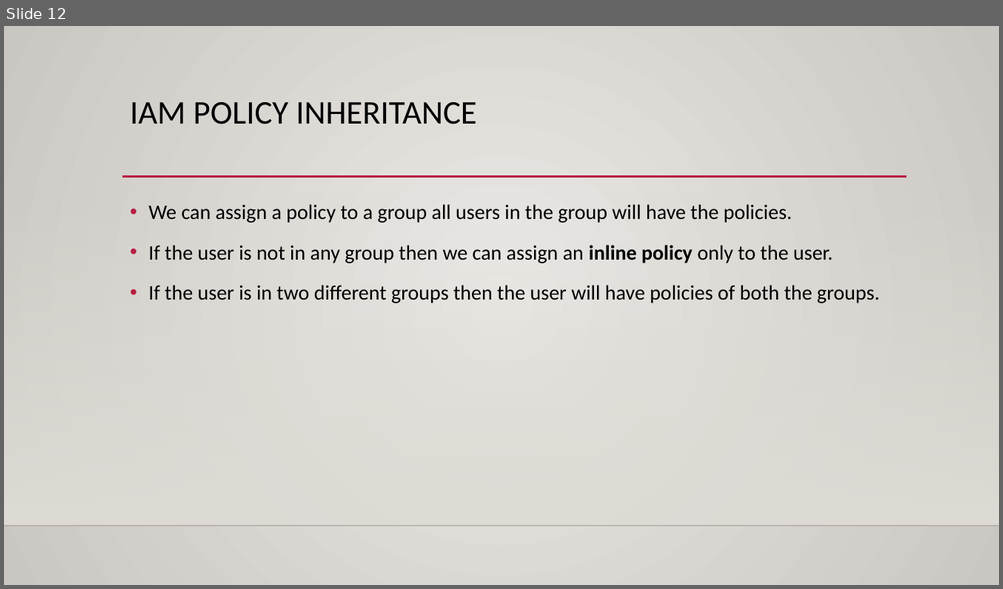
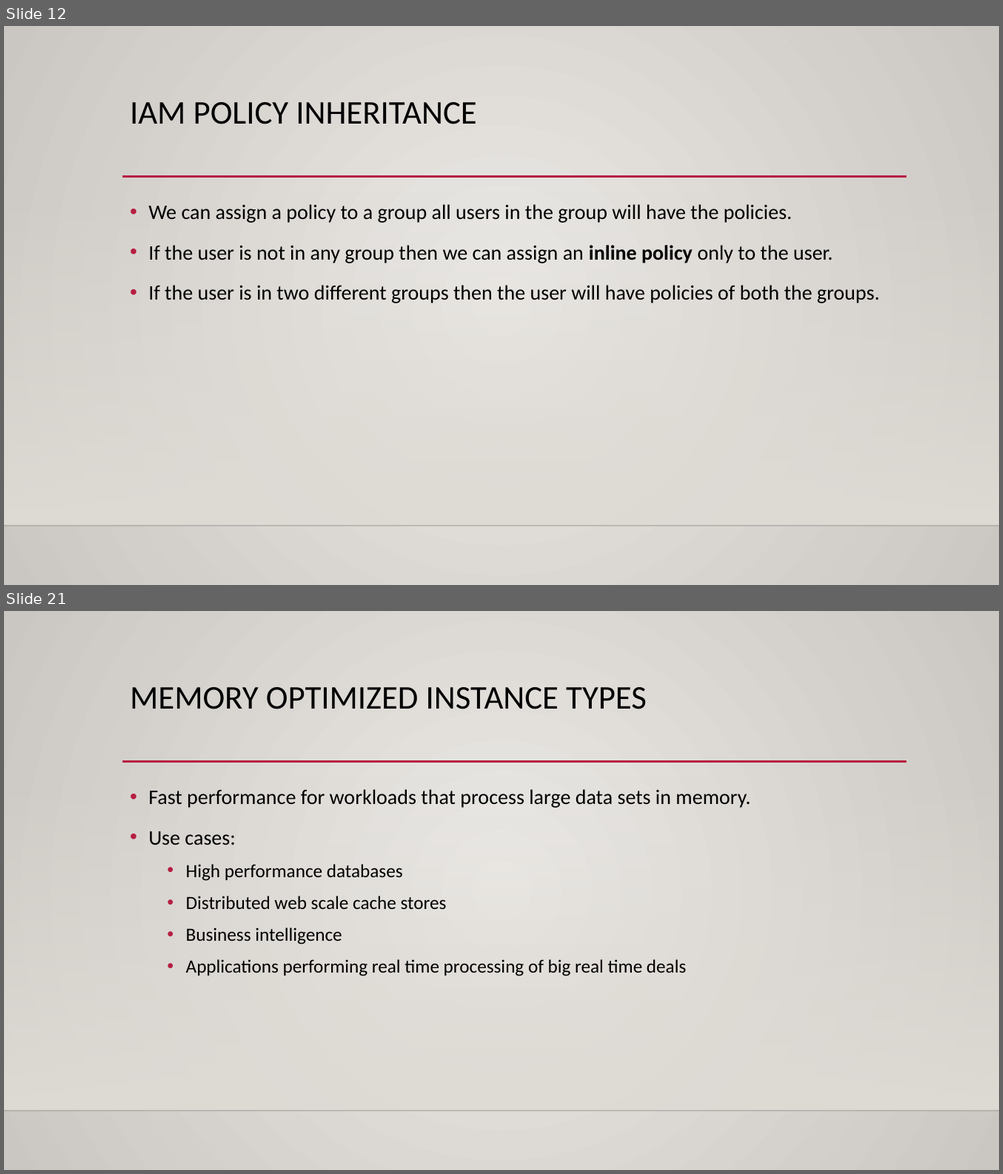
Before and after one commit to kushalnaidu007/AWS-Solution-Architect, a slide deck: AWS-SAA.pptx. Shown one above the other, each under a label of ours: slide 12 before the commit, slides 12 and 21 after it; the slides between them are not shown. The pictures are 1003x589 and 1003x1174 pixels, drawn with LibreOffice and Linux fonts; fonts in the diff are those of the drawing; background and template pictures are left out. Boxes give left, top, right and bottom in pixels: in the first picture for what was removed or moved away, otherwise in the second. Text is boxed around its words. In the diff, an @@ line names an element or a change of style, - is before the commit and + after.

```diff
--- a/AWS-SAA.pptx
+++ b/AWS-SAA.pptx
@@ slide 21 added at (4, 611, 999, 1170), background gradient #ECEAE7 to #CAC7C1; not listed: 3 template elements that a slide beside it also shows @@
@@ title added at (130, 687, 646, 709), 32 pt, text #000000 @@
+MEMORY OPTIMIZED INSTANCE TYPES
@@ text added at (148, 789, 750, 977), 18 pt, text #000000 @@
+• Fast performance for workloads that process large data sets in memory.
+• Use cases:
+  • High performance databases
+  • Distributed web scale cache stores
+  • Business intelligence
+  • Applications performing real time processing of big real time deals
```
Also in this commit, not shown: 9 other slides added.
